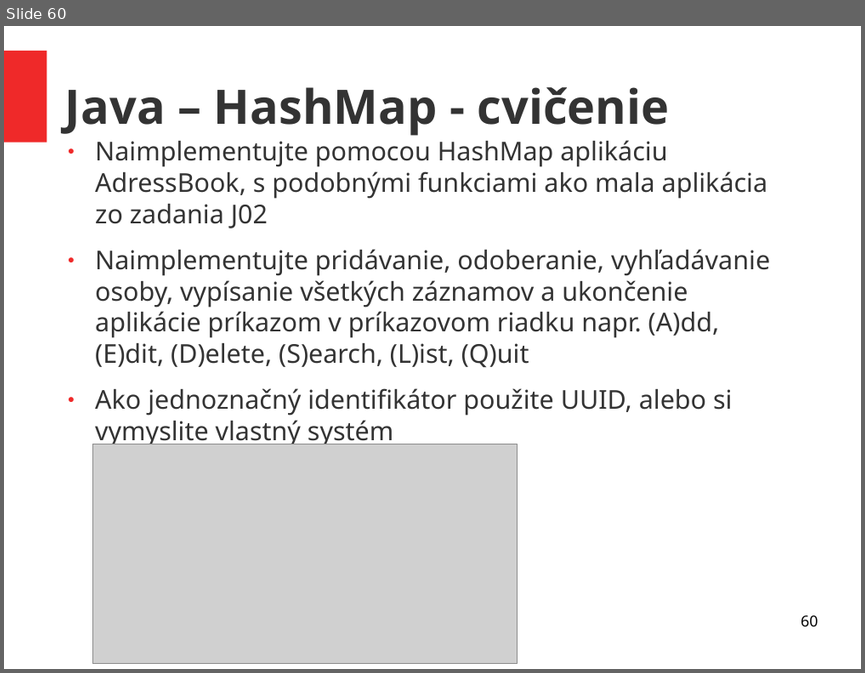
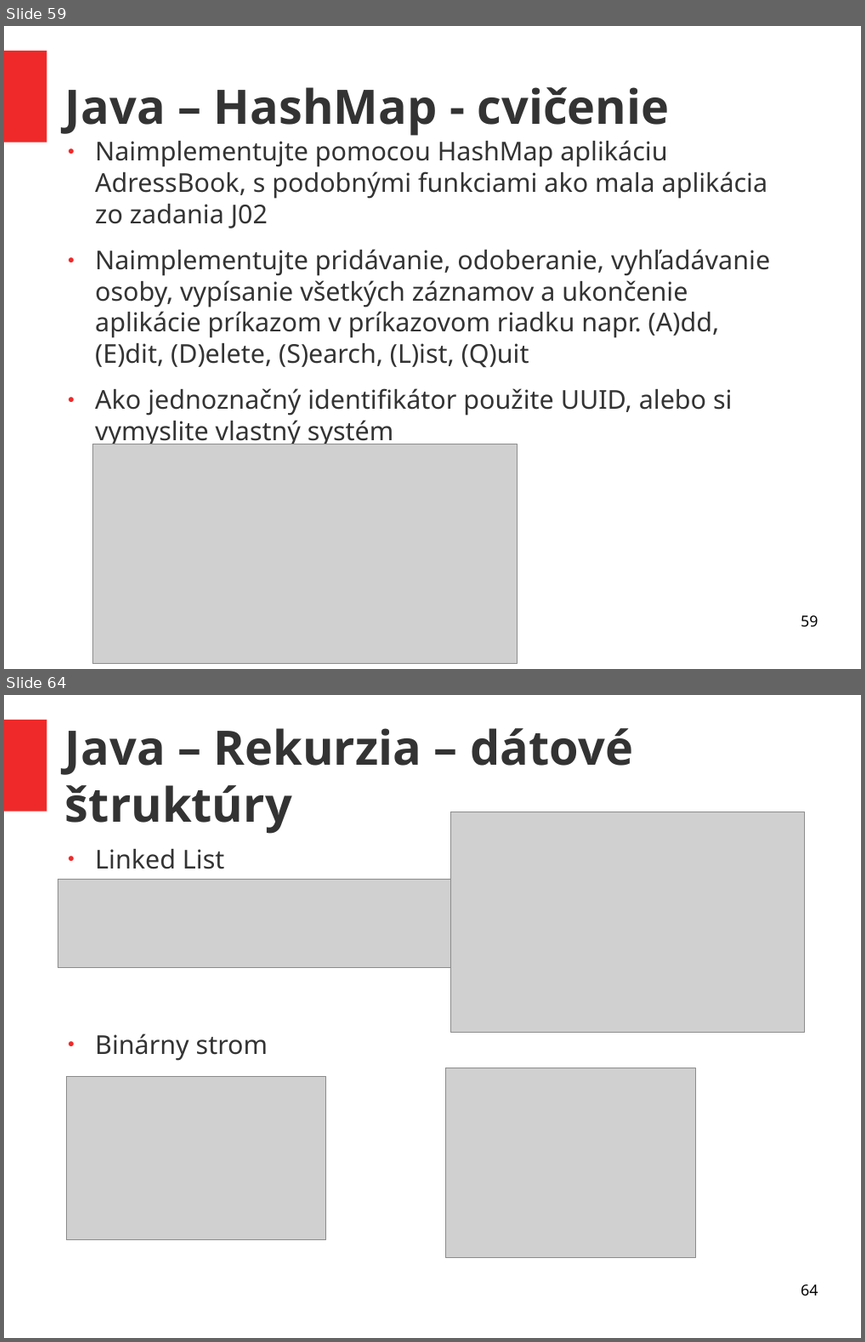
Before and after one commit to ukf-michalkohutek/prezentacia, a slide deck: seminar2.odp. Shown one above the other, each under a label of ours: slide 60 before the commit, slides 59 and 64 after it; the slides between them are not shown. The pictures are 865x673 and 865x1342 pixels, drawn with LibreOffice and Linux fonts; fonts in the diff are those of the drawing; grey boxes stand for pictures. Boxes give left, top, right and bottom in pixels: in the first picture for what was removed or moved away, otherwise in the second. Text is boxed around its words. In the diff, an @@ line names an element or a change of style, - is before the commit and + after.

Commit message:
rekurzia + REST API

```diff
--- a/seminar2.odp
+++ b/seminar2.odp
@@ slide 64 added at box(4, 695, 861, 1338), background #FFFFFF; not listed: 1 template element that a slide beside it also shows @@
@@ title added at box(65, 728, 633, 834), 44 pt, text #333333, bold @@
+Java – Rekurzia – dátové štruktúry
@@ picture added at box(451, 811, 805, 1032) @@
@@ text added at box(95, 849, 268, 1061), 24 pt, text #333333 @@
+● Linked List
+● Binárny strom
@@ picture added at box(58, 879, 455, 967) @@
@@ picture added at box(66, 1076, 326, 1239) @@
@@ picture added at box(446, 1068, 696, 1258) @@
@@ page number added at box(800, 1284, 817, 1296), 14 pt, text #000000 @@
+64
@@ what was slide 60 is now slide 59 @@
@@ page number at box(800, 615, 817, 627): text changed @@
-60
+59
```
Also in this commit, not shown: 1 slide changed, 10 other slides added, 1 slide removed, 1 other file.
